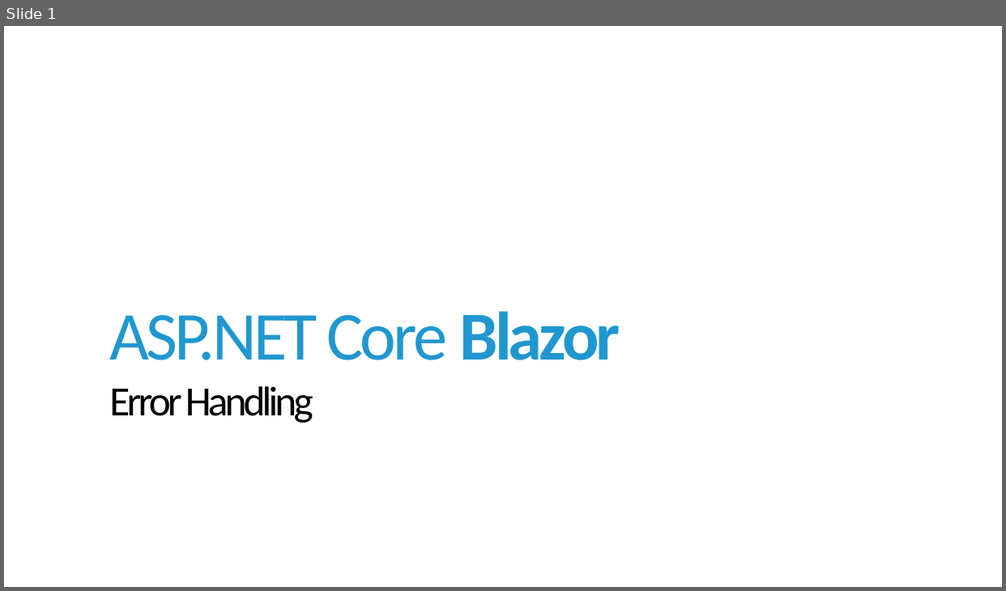
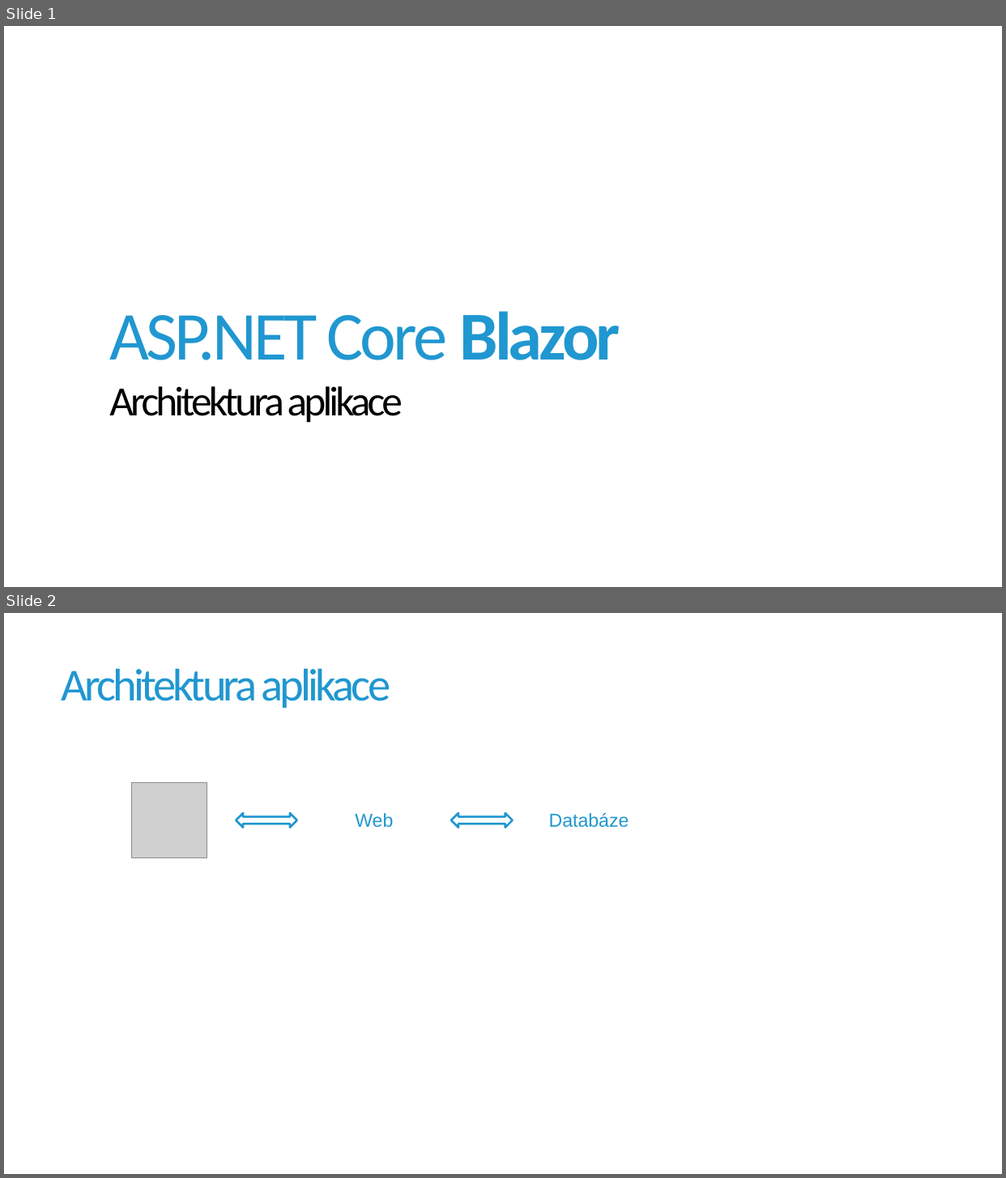
Before and after one commit to jirikanda/BlazorDemos, a slide deck: Presentation/08 - Blazor - Architektura aplikace.pptx. Shown one above the other, each under a label of ours: slide 1 before the commit, slides 1 and 2 after it. The pictures are 1006x591 and 1006x1178 pixels, drawn with LibreOffice and Linux fonts; fonts in the diff are those of the drawing; grey boxes stand for pictures; background and template pictures are left out. Boxes give left, top, right and bottom in pixels: in the first picture for what was removed or moved away, otherwise in the second. Text is boxed around its words. In the diff, an @@ line names an element or a change of style, - is before the commit and + after.

```diff
--- a/Presentation/08 - Blazor - Architektura aplikace.pptx
+++ b/Presentation/08 - Blazor - Architektura aplikace.pptx
@@ slide 2 added at [4, 613, 1002, 1174], background #FFFFFF @@
@@ title added at [62, 668, 390, 708], 44 pt, text #2097D0 @@
+Architektura aplikace
@@ picture added at [132, 783, 206, 858] @@
@@ left right arrow added at [236, 814, 297, 828], fill #FFFFFF, outline #2097D0 2 pt @@
@@ text added at [355, 813, 393, 828], 18 pt, text #2097D0 @@
+Web
@@ left right arrow added at [451, 814, 513, 828], fill #FFFFFF, outline #2097D0 2 pt @@
@@ text added at [549, 813, 629, 828], 18 pt, text #2097D0 @@
+Databáze
@@ slide 1 changed as well @@
@@ title at [109, 311, 620, 423]: text changed; size 66 to 40 pt; text colour #2097D0 to #000000 @@
-ASP.NET Core Blazor
-Error Handling
+ASP.NET Core Blazor
+Architektura aplikace
```
Also in this commit, not shown: 1 other slide added, 1 slide removed, 4 other files.
